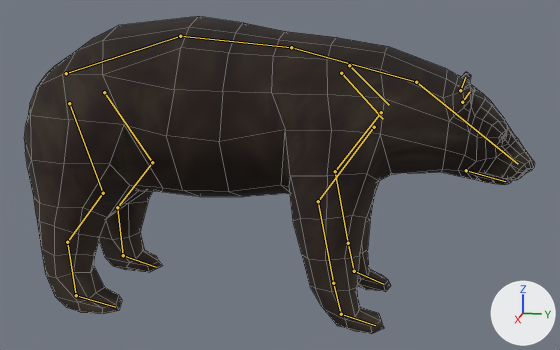
A saved change to the Blender file raw/bear.blend.
Rendered twice from a camera (50 mm lens) standing at (3.4, 0.71, 1.47) and looking at (0.02, 0.04, 0.63). Every picture has the same lights, and +X, +Y and +Z are marked at lower right. The older version comes first. The bones that change, and the others that lie on the model, are drawn over the model as lines. Mesh edges are drawn as thin lines.

The first picture shows 'Bear'.
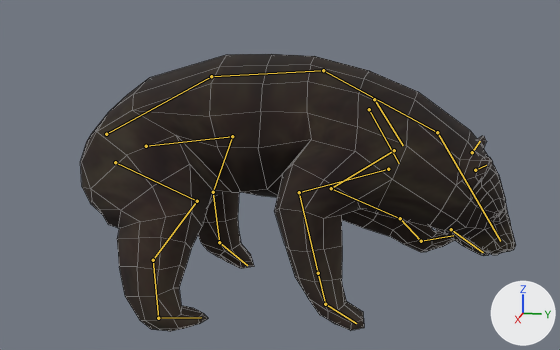
The newer file adds an action. The first version stands in its rest pose; the second is drawn at frame 16 of the action 'Run'.

Location of each change, (x1, y1, x2, y2) in pixels of the pictures (560 x 350 px):
'Bear', posed (15% narrower, 13% shorter): before (24, 16, 535, 334); after (80, 54, 516, 331)
bone 'Pelvis', root to tip: before (66, 73) to (180, 36); after (106, 134) to (211, 76)
bone 'Spine', root to tip: before (180, 36) to (291, 47); after (211, 76) to (323, 70)
bone 'Spine.001', root to tip: before (291, 47) to (416, 82); after (323, 70) to (437, 132)
bone 'Head', root to tip: before (416, 82) to (518, 164); after (437, 132) to (500, 241)
bone 'front_thigh.L', root to tip: before (374, 127) to (318, 201); after (388, 169) to (299, 192)
bone 'front_shin.L', root to tip: before (318, 201) to (333, 283); after (299, 192) to (318, 273)
bone 'front_foot.L', root to tip: before (333, 283) to (341, 314); after (318, 273) to (325, 304)
bone 'front_toe.L', root to tip: before (341, 314) to (375, 325); after (325, 304) to (356, 323)
bone 'front_thigh.R', root to tip: before (381, 112) to (335, 171); after (394, 150) to (331, 188)
bone 'front_shin.R', root to tip: before (335, 171) to (348, 243); after (331, 188) to (400, 218)
bone 'front_foot.R', root to tip: before (348, 243) to (354, 271); after (400, 218) to (421, 241)
bone 'thigh.L', root to tip: before (69, 103) to (103, 193); after (115, 162) to (197, 201)
bone 'shin.L', root to tip: before (103, 193) to (67, 242); after (197, 201) to (153, 260)
bone 'foot.L', root to tip: before (67, 242) to (76, 295); after (153, 260) to (158, 318)
bone 'toe.L', root to tip: before (76, 295) to (115, 307); after (158, 318) to (201, 317)
bone 'thigh.R', root to tip: before (104, 92) to (152, 162); after (146, 146) to (232, 136)
bone 'shin.R', root to tip: before (152, 162) to (117, 207); after (232, 136) to (213, 192)
bone 'foot.R', root to tip: before (117, 207) to (123, 255); after (213, 192) to (219, 242)
bone 'toe.R', root to tip: before (123, 255) to (156, 267); after (219, 242) to (247, 265)

The change in detail:
Bone 'Pelvis' (bone_pelvis) moves from (0.0, 0.0, 0.0) to (0.0, 0.092, 0.327).
Bone 'Pelvis' (bone_pelvis) turns from (0, 0, 0) to (-11, 0, 0) degrees about its own x, y and z.
Bone 'Spine' (bone_spine) turns from (0, 0, 0) to (2, 0, 0) degrees about its own x, y and z.
Bone 'Spine.001' (bone_spine_001) turns from (0, 0, 0) to (22, 0, 0) degrees about its own x, y and z.
Bone 'Head' (bone_head) moves from (0.0, 0.0, 0.0) to (0.0, -0.916, -0.2).
Bone 'Head' (bone_head) turns from (0, 0, 0) to (8, 0, 0) degrees about its own x, y and z.
Bone 'front_thigh.L' (bone_front_thigh_l) turns from (0, 0, 0) to (21, -3, 15) degrees about its own x, y and z.
Bone 'front_shin.L' (bone_front_shin_l) turns from (0, 0, 0) to (-35, -6, -20) degrees about its own x, y and z.
Bone 'front_foot.L' (bone_front_foot_l) moves from (0.0, 0.0, 0.0) to (0.059, -0.399, -0.025).
Bone 'front_foot.L' (bone_front_foot_l) turns from (0, 0, 0) to (0, 3, 4) degrees about its own x, y and z.
Bone 'front_toe.L' (bone_front_toe_l) moves from (0.0, 0.0, 0.0) to (-0.289, -0.306, 0.921).
Bone 'front_toe.L' (bone_front_toe_l) turns from (0, 0, 0) to (-12, 2, -3) degrees about its own x, y and z.
Bone 'front_thigh.R' (bone_front_thigh_r) turns from (0, 0, 0) to (4, -24, -6) degrees about its own x, y and z.
Bone 'front_shin.R' (bone_front_shin_r) moves from (0.0, 0.0, 0.0) to (-0.03, 0.193, -0.067).
Bone 'front_shin.R' (bone_front_shin_r) turns from (0, 0, 0) to (-47, 8, 57) degrees about its own x, y and z.
Bone 'front_foot.R' (bone_front_foot_r) moves from (0.0, 0.0, 0.0) to (0.085, -0.186, 0.297).
Bone 'front_foot.R' (bone_front_foot_r) turns from (0, 0, 0) to (24, 1, -12) degrees about its own x, y and z.
Bone 'thigh.L' (bone_thigh_l) turns from (0, 0, 0) to (-33, -6, 6) degrees about its own x, y and z.
Bone 'shin.L' (bone_shin_l) turns from (0, 0, 0) to (39, -16, -3) degrees about its own x, y and z.
Bone 'foot.L' (bone_foot_l) turns from (0, 0, 0) to (1, -2, -3) degrees about its own x, y and z.
Bone 'toe.L' (bone_toe_l) turns from (0, 0, 0) to (9, 0, -1) degrees about its own x, y and z.
Bone 'thigh.R' (bone_thigh_r) turns from (0, 0, 0) to (-48, -7, -21) degrees about its own x, y and z.
Bone 'shin.R' (bone_shin_r) turns from (0, 0, 0) to (41, 0, 23) degrees about its own x, y and z.
Bone 'foot.R' (bone_foot_r) turns from (0, 0, 0) to (14, 1, 8) degrees about its own x, y and z.
Bone 'toe.R' (bone_toe_r) moves from (0.0, 0.0, 0.0) to (0.063, 0.03, 0.151).
Bone 'toe.R' (bone_toe_r) turns from (0, 0, 0) to (-23, 0, 3) degrees about its own x, y and z.
